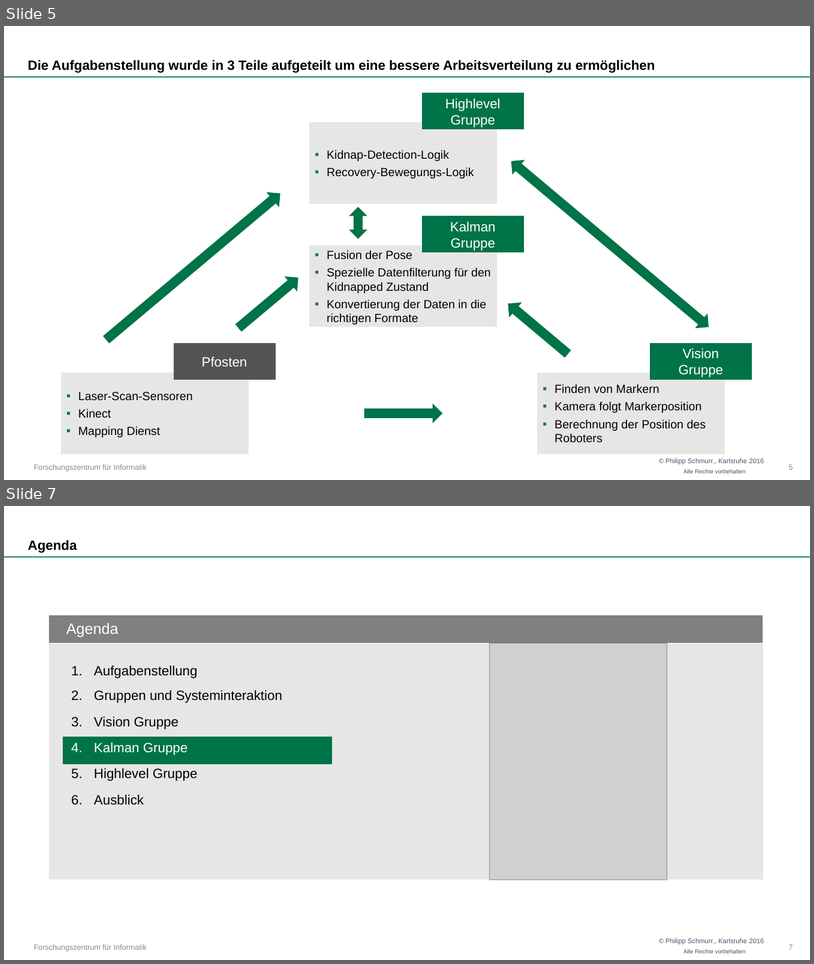
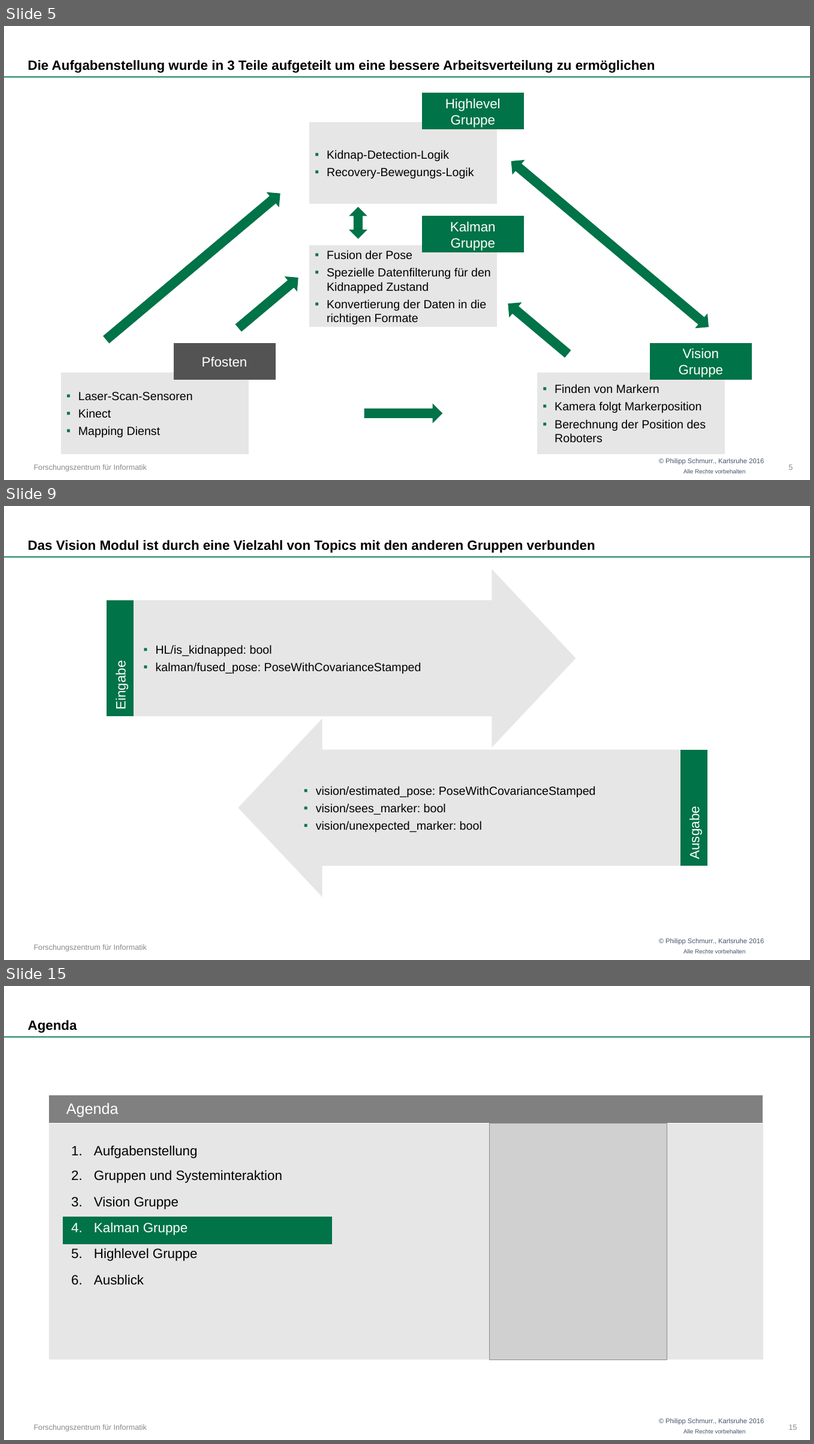
Before and after one commit to OtonoKakuei/robprak1516-documentation, a slide deck: robprak1516-presentation.pptx. Shown one above the other, each under a label of ours: slides 5 and 7 before the commit, slides 5, 9 and 15 after it; the slides between them are not shown. The pictures are 814x964 and 814x1444 pixels, drawn with LibreOffice and Linux fonts; fonts in the diff are those of the drawing; grey boxes stand for pictures; background and template pictures are left out. Boxes give left, top, right and bottom in pixels: in the first picture for what was removed or moved away, otherwise in the second. Text is boxed around its words. In the diff, an @@ line names an element or a change of style, - is before the commit and + after.

Commit message:
Reworked and inserted vision presentation in main presentation

```diff
--- a/robprak1516-presentation.pptx
+++ b/robprak1516-presentation.pptx
@@ slide 9 added at bbox=[4, 506, 810, 960], background #FFFFFF; not listed: 4 template elements that a slide beside it also shows @@
@@ title added at bbox=[28, 540, 596, 553], 16 pt, text #000000, bold @@
+Das Vision Modul ist durch eine Vielzahl von Topics mit den anderen Gruppen verbunden
@@ right arrow added at bbox=[133, 571, 575, 745], fill #E7E6E6, outline #E7E6E6 1.5 pt, 14 pt, text #000000 @@
+▪ HL/is_kidnapped: bool
+▪ kalman/fused_pose: PoseWithCovarianceStamped
@@ rectangle added at bbox=[107, 601, 133, 716], fill #007348, outline #007348 1.5 pt, 16 pt, text #FFFFFF @@
+Eingabe
@@ right arrow added at bbox=[239, 720, 681, 895], fill #E7E6E6, outline #E7E6E6 1.5 pt, 14 pt, text #000000 @@
+▪ vision/estimated_pose: PoseWithCovarianceStamped
+▪ vision/sees_marker: bool
+▪ vision/unexpected_marker: bool
@@ rectangle added at bbox=[681, 750, 707, 865], fill #007348, outline #007348 1.5 pt, 16 pt, text #FFFFFF @@
+Ausgabe
@@ what was slide 7 is now slide 15 @@
@@ page number at bbox=[789, 1424, 797, 1429]: text changed @@
-7
+15
```
Also in this commit, not shown: 1 slide changed, 7 other slides added.
